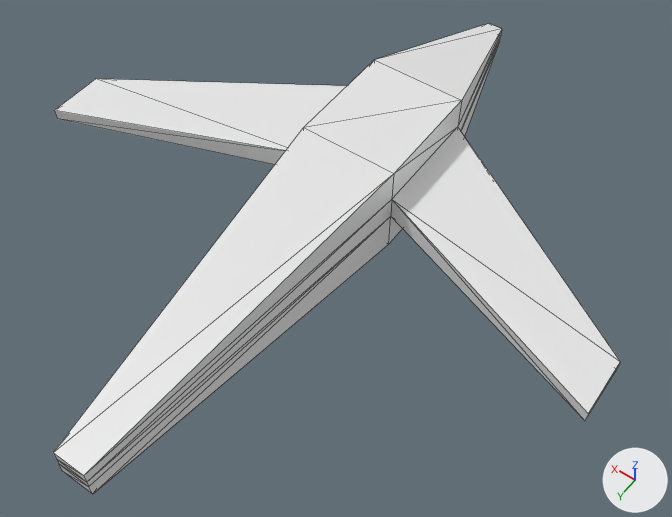
A saved change to the OBJ model AstroidExplorer/Resources/plane.obj.
The view is the same before and after, from a camera (50 mm lens) standing at (-6.78, 10.3, 13.1) and looking at (-0.68, 1.76, -0.32). Arrows for +X, +Y and +Z are at lower right; the lights stay in place. Mesh edges are drawn as thin lines. Where no turn or scale is listed for an object, it has been applied to the vertices.

Names of what the first picture shows: 'Cube_Cube.001'.
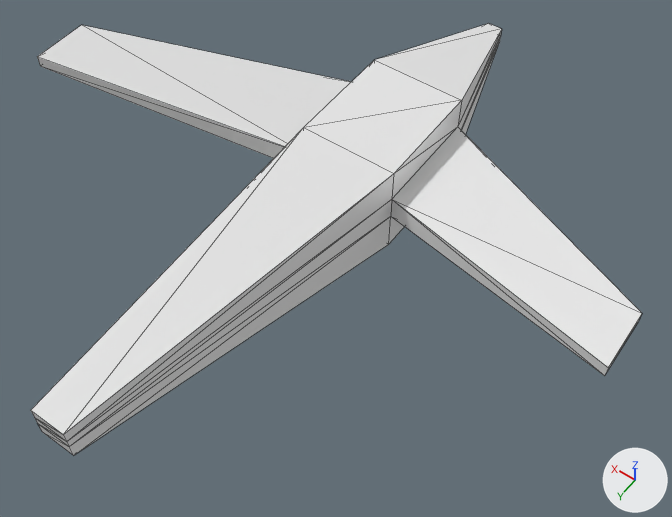
The newer file is also turned or shifted as a whole; pictures and numbers use the older file's frame.

Where the change shows, as pixel boxes [x1, y1, x2, y2] in the pictures (672 x 517 px; the box of a moved part takes in the faces that stretch with it):
```json
{"object": "Cube_Cube.001", "change": "reshaped", "before": [53, 23, 620, 494], "after": [31, 23, 642, 455], "on screen": "8% wider, 8% shorter"}
{"part": 1, "of": "me_cube_cube_001", "change": "moved or reshaped", "before": [53, 128, 394, 494], "after": [31, 128, 394, 455]}
{"part": 2, "of": "me_cube_cube_001", "change": "moved or reshaped", "before": [391, 127, 620, 421], "after": [391, 127, 642, 376]}
{"part": 3, "of": "me_cube_cube_001", "change": "moved or reshaped", "before": [54, 79, 346, 164], "after": [37, 25, 351, 158]}
```

Scene script edits in JSON lines:
```json
{"block": "me_cube_cube_001", "where": "me_cube_cube_001.from_pydata(...)  # 40 vertices, 76 faces; spans x -5.88..5.88, y -5.16..7.63, z -1.0..1.0"}
{"block": "me_cube_cube_001", "where": "# used by ob_cube_cube_001; location = (0.0, 0.0, 0.0)"}
{"block": "me_cube_cube_001", "where": "# before: 0 (-0.32, 7.63, -0.29) at pixel (92, 494), 1 (-0.32, 7.63, 0.34) at pixel (83, 475), 2 (0.32, 7.63, -0.29) at pixel (62, 471), 3 (0.32, 7.63, 0.34) at pixel (53, 452), 16 (-0.32, 7.63, 0.13) at pixel (86, 482)"}
{"block": "me_cube_cube_001", "where": "# before: 17 (0.32, 7.63, 0.13) at pixel (56, 459), 24 (0.32, 7.63, -0.02) at pixel (58, 463), 31 (-0.32, 7.63, -0.02) at pixel (88, 486)"}
{"block": "me_cube_cube_001", "where": "# before: 32 (-5.88, 1.14, 0.19) at pixel (620, 361), 33 (-5.88, 2.3, 0.19) at pixel (588, 413), 36 (-5.88, 1.14, -0.04) at pixel (616, 369), 39 (-5.88, 2.3, -0.04) at pixel (584, 420)"}
{"block": "me_cube_cube_001", "where": "# before: 34 (5.88, 2.3, 0.19) at pixel (54, 110), 35 (5.88, 1.14, 0.19) at pixel (95, 78), 37 (5.88, 1.14, -0.04), 38 (5.88, 2.3, -0.04) at pixel (57, 118)"}
{"block": "me_cube_cube_001", "change": "me_cube_cube_001 part 1"}
{"op": "add", "block": "me_cube_cube_001", "code": "for i in [*range(0, 4), 16, 17, 24, 31]: me_cube_cube_001.vertices[i].co += Vector((0.0, 0.0, 1.3))"}
{"block": "me_cube_cube_001", "change": "me_cube_cube_001 part 2"}
{"op": "add", "block": "me_cube_cube_001", "code": "for i in [32, 33, 36, 39]: me_cube_cube_001.vertices[i].co += Vector((0.0, 0.0, 1.37))"}
{"block": "me_cube_cube_001", "change": "me_cube_cube_001 part 3"}
{"op": "add", "block": "me_cube_cube_001", "code": "for i in [34, 35, 37, 38]: me_cube_cube_001.vertices[i].co += Vector((0.0, 0.0, 1.37))"}
```
